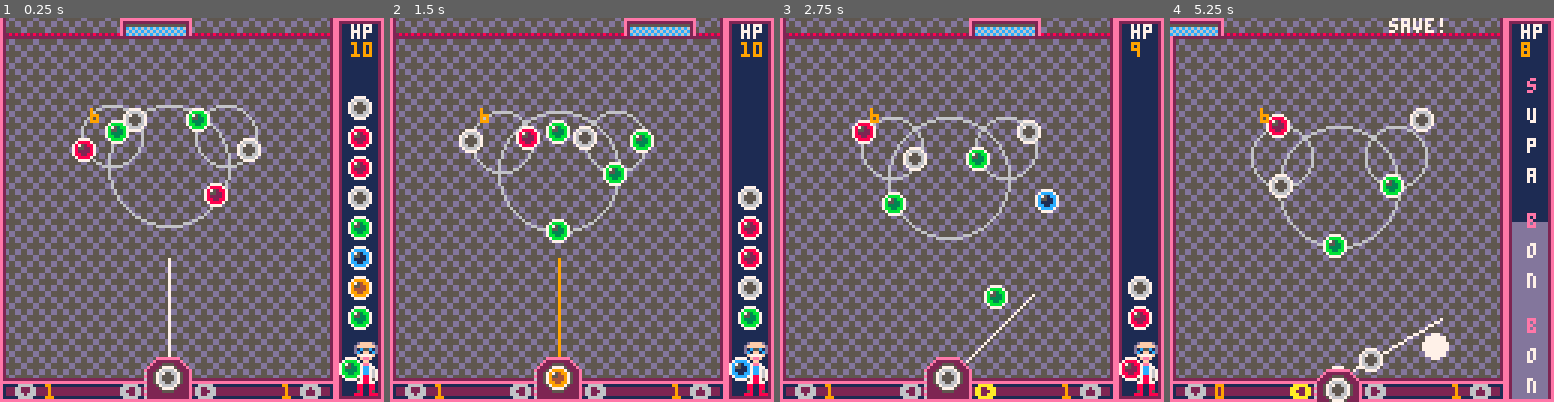
Above: before the commit, frames 1-4 (left to right).
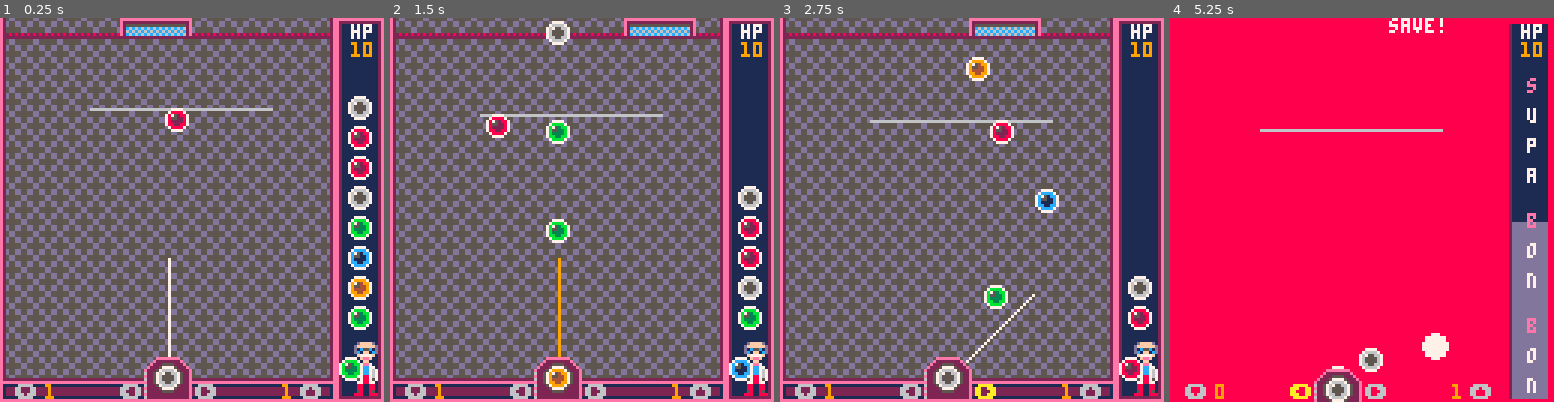
Above: after the commit, the same moments.

Repository: adamwoolridge/pico8
Game: PICO-8 cartridge bonbonshoot.p8
Same seed, same stepped clock (60 frames per second), same inputs: the game is played once before the commit and once after it.
Inputs:
- Up to frame 1 (0.25 s): no input
- Up to frame 2 (1.5 s): tap X (X key) at 0.33, 1.07 s; tap O (Z key) at 0.7 s
- Up to frame 3 (2.75 s): hold Right 1.6-2.1 s; tap O (Z key) at 1.7, 2.1, 2.5 s; tap X (X key) at 1.85 s; hold Right from 2.47 s (still down)
- Up to frame 4 (5.25 s): tap O (Z key) every 0.4 s from 2.9 to 4.9 s; tap X (X key) at 2.97, 4.08, 5.2 s; release Right at 3.03 s; hold Left 3.08-3.58 s; hold Down 3.63-3.97 s; hold Right 4.02-4.68 s; hold Left from 5.08 s (still down)

The runs differ from the first frame. In frame 1, 3.2% of the frame differs, in the area x 18-72%, y 22-55%; in frame 2, 3.3%; in frame 3, 3.6%; in frame 4, 87%, in the area x 0-100%, y 0-100%.

Commit message:
[Bonbon] Line enemies

Diff:
--- a/bonbonshoot.p8
+++ b/bonbonshoot.p8
@@ -155,14 +155,15 @@
 	return w
 end
 
-function makeenemy(wave, x,y, vx, vy, size)
+function makeenemy(wave, type, sizes, x,y, vx, vy)
 	local e = {}
-	e.angle = 0
-	e.rotspeed = 4
+	e.type = type
+	e.progress = 0
+	e.speed = 4
 	e.rotdir = 1
 	e.x = x
 	e.y = y
-	e.size = size
+	e.sizes = sizes
 	e.vx = vx
 	e.vy = vy
 	e.balls = {}
@@ -211,9 +212,10 @@
 	next_ball()
 
 	w1 = makewave()
-	makeenemy(w1, 33, 35, 0, 0.05, 10)
-	makeenemy(w1, 52, 45, 0, 0.05, 20).rotdir = -1
-	makeenemy(w1, 71, 35, 0, 0.05, 10).rotdir = -1
+	makeenemy(w1, "l", {30,30, 60, 30, 90,30},0, 0, 0, 0.05, 10).speed = 0.01
+	-- makeenemy(w1, "c", {10},33, 35, 0, 0.05, 10)
+	-- makeenemy(w1, "c", {20},52, 45, 0, 0.05, 20).rotdir = -1
+	-- makeenemy(w1, "c", {10},71, 35, 0, 0.05, 10).rotdir = -1
 
 	currentwave = w1
 end
@@ -410,17 +412,8 @@
 	print(supabonbons, 15, 122, 9)
 	print("⬆️", 100, 122, 6)
 	print(bonbombs, 94, 122, 9)
-
-	test({1,2,3})
-end
-
-function test(a)
-	local v = 0
-	for x=1, count(a) do
-		v+= a[x]
-	end
-	print(v, 30, 30)
-end
+end
+
 
 function drawsupabonbon()
 	if (supabonbon.life <= 0 and supabonbon.cool <= 0) then
@@ -624,15 +617,71 @@
 function updateenemy(e)
 	e.x += e.vx
 	e.y += e.vy
-	e.angle += e.rotspeed
+	e.progress += e.speed
 
 	for x=1, count(e.balls) do
 		local b = e.balls[x]
-		b.x += e.vx
-		b.y += e.vy
-		b.x = e.x + cos1(e.rotdir * ((b.offset*360) + e.angle)/360)*e.size
-		b.y = e.y + sin1(e.rotdir * ((b.offset*360) + e.angle)/360)*e.size
-	end
+
+		if (e.type=="c") then
+			b.x = e.x + cos1(e.rotdir * ((b.offset*360) + e.progress)/360)*e.sizes[1]
+			b.y = e.y + sin1(e.rotdir * ((b.offset*360) + e.progress)/360)*e.sizes[1]
+		elseif (e.type=="l") then
+			if (e.progress >= 1) then
+				e.progress = 0
+			end
+			local pp = progrespointalongline(e.progress, e.sizes)
+			b.x = e.x + pp.x
+			b.y = e.y + pp.y
+		end
+	end
+end
+
+function progrespointalongline(p, segments)
+	local totald = linelength(segments)
+	local targetd = totald * p
+	local segs = (count(segments)/2)
+	local a = {}
+	local b = {}
+	local d= 0
+
+	for s=1, segs, 2 do
+		a.x = segments[s]
+		a.y = segments[s+1]
+		b.x = segments[s+2]
+		b.y = segments[s+3]
+
+		d += dist(a,b)
+		if (d>= targetd) then
+			local diff = d-targetd
+			local pp = {}
+
+			local v = {}
+			v.x = b.x- a.x
+			v.y = b.y- a.y
+			v = normalize(v)
+			pp.x = a.x + v.x * diff
+			pp.y = a.y + v.y * diff
+			return pp
+		end
+	end
+end
+
+function linelength(segments)
+	local segs = (count(segments)/2)
+	local a = {}
+	local b = {}
+	local d= 0
+
+	for s=1, segs, 2 do
+		a.x = segments[s]
+		a.y = segments[s+1]
+		b.x = segments[s+2]
+		b.y = segments[s+3]
+
+		d += dist(a,b)
+	end
+
+	return d
 end
 
 function drawenemies()
@@ -640,7 +689,14 @@
 end
 
 function drawenemy(e)
-	circ (e.x+4, e.y+4, e.size, 6)
+	if (e.type=="c") then
+		circ (e.x+4, e.y+4, e.sizes[1], 6)
+	elseif (e.type=="l") then
+		local segs = (count(e.sizes)/2)
+		for s=1, segs, 2 do
+			line(e.sizes[s]+e.x, e.sizes[s+1]+e.y, e.sizes[s+2]+e.x, e.sizes[s+3]+e.y,6)
+		end
+	end
 end
 
 function dist(a,b)
